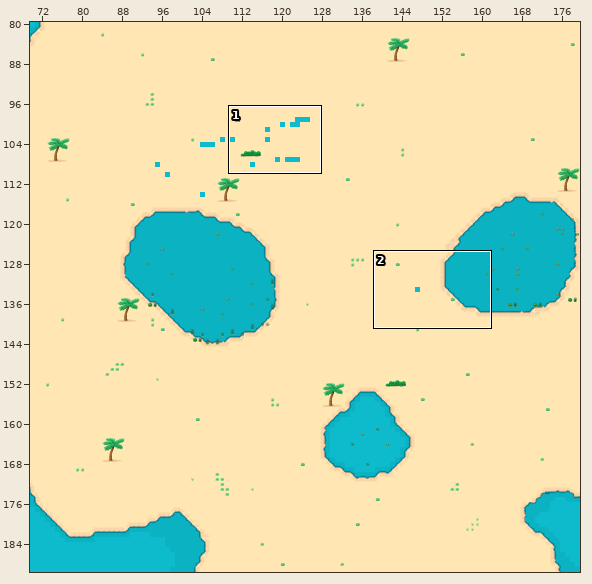
One commit to this Tiled map: assets/Map2/map2.tmx. The picture above shows the old version from afar; the outline marks the close-up.
Close-up. Old version:
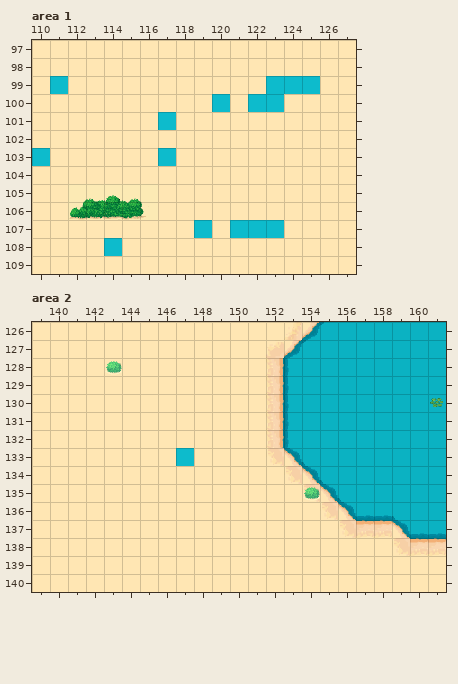
Cells are 32x32 px. Shown: area 1 x 110..127, y 97..109; area 2 x 139..161, y 126..140. The commit also changed other parts of the map, which this record leaves out.
The result:
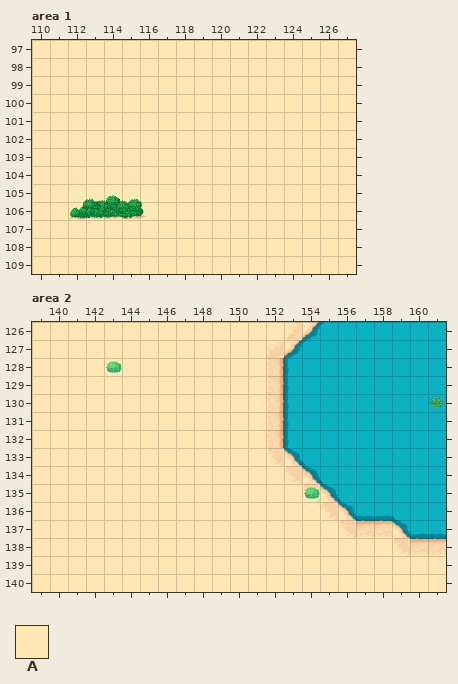
Key: from "NyaTiles": A 100.
_ is an empty cell.
Diff:
Layer "Rutlager 6", area 1:
There is now tile A in row 99 at x 111 and 123 to 125; in row 100 at x 120 and 122 to 123; in row 101 at x 117; in row 103 at x 110 and 117; in row 107 at x 119 and 121 to 123; in row 108 at x 114.
Layer "Rutlager 6", area 2:
There is now tile A in row 133 at x 147.
